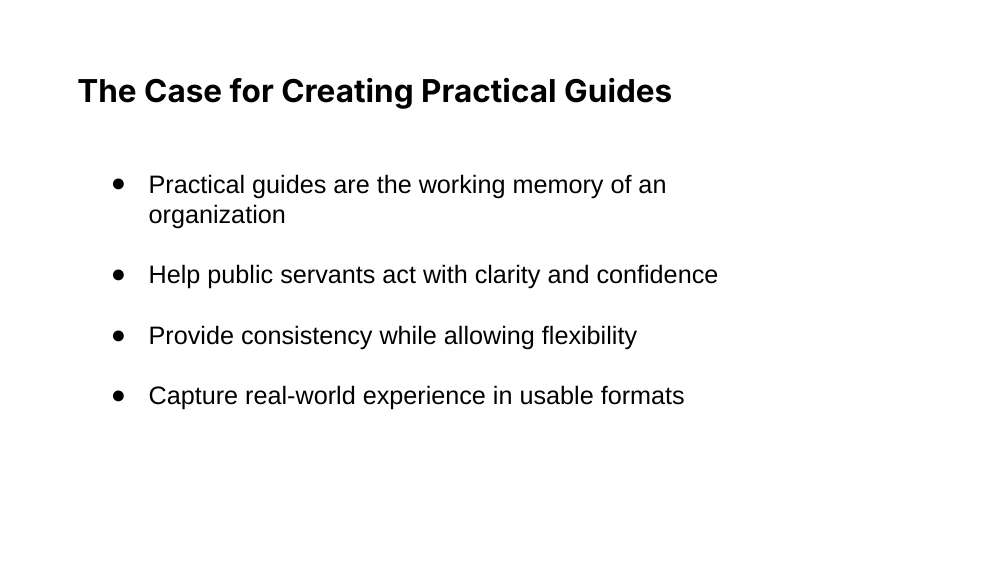
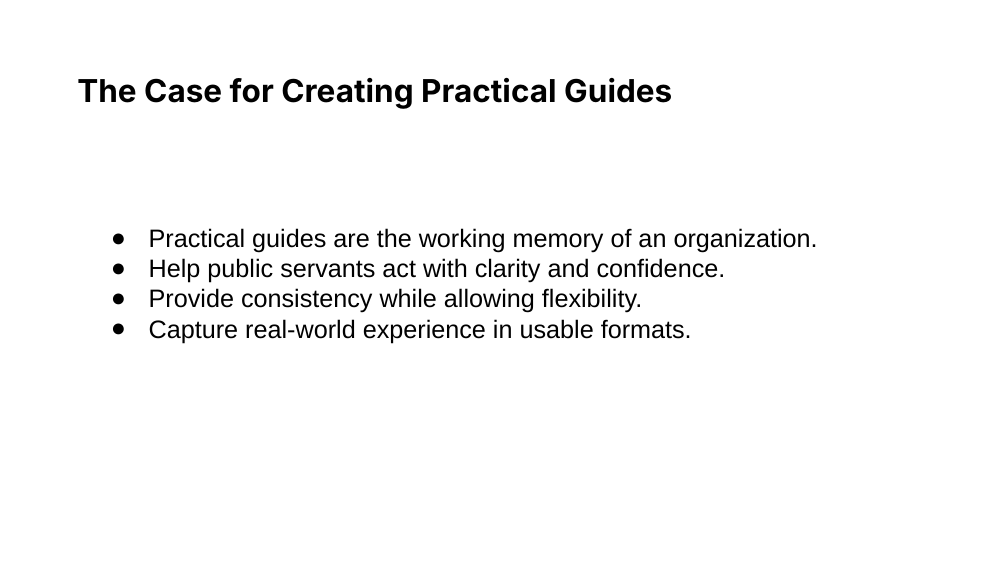
Before and after one commit to usds/ditap-curriculum-update, a slide deck: slide 81 of 3_Curriculum/3B_DITAP-Core-Curriculum/Module-5/In-Class-Materials/Module 5 Slide Deck.pptx. Drawn at 1008x567 pixels with LibreOffice and Linux fonts; fonts in the diff are those of the drawing. Boxes give left, top, right and bottom in pixels: in the first picture for what was removed or moved away, otherwise in the second. Text is boxed around its words. In the diff, an @@ line names an element or a change of style, - is before the commit and + after.

Commit message:
Add files via upload

```diff
--- a/3_Curriculum/3B_DITAP-Core-Curriculum/Module-5/In-Class-Materials/Module 5 Slide Deck.pptx
+++ b/3_Curriculum/3B_DITAP-Core-Curriculum/Module-5/In-Class-Materials/Module 5 Slide Deck.pptx
@@ text at [149,228,818,343]: text changed @@
-● Practical guides are the working memory of an organization
-● Help public servants act with clarity and confidence
-● Provide consistency while allowing flexibility
-● Capture real-world experience in usable formats
+● Practical guides are the working memory of an organization.
+● Help public servants act with clarity and confidence.
+● Provide consistency while allowing flexibility.
+● Capture real-world experience in usable formats.
```
Also in this commit, not shown: 90 other slides changed.
